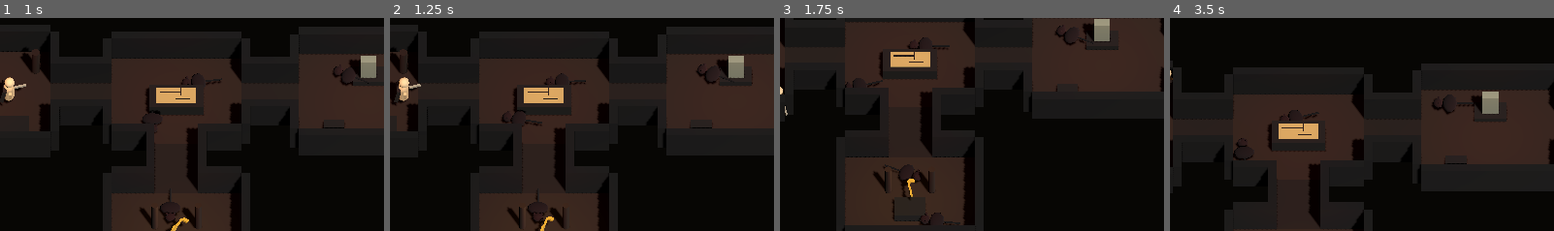
Above: before the commit, frames 1-4 (left to right).
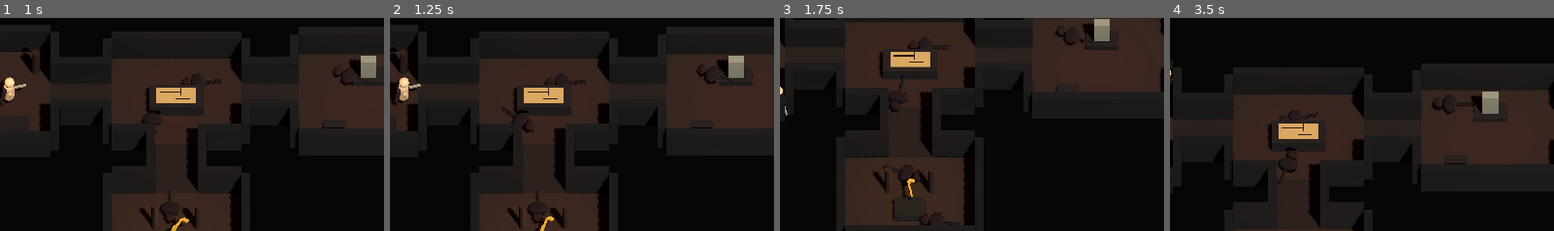
Above: after the commit, the same moments.

Repository: Roots-inc-as/kokler-godot
Game: Godot game, scene res://scenes/main_2_5d.tscn
The game is run twice, just before and just after one commit, with the same random seed, the same clock (stepped at 60 frames per second) and the same inputs.
Inputs (mouse positions are % of the whole screen's width and height, from its top left):
- Up to frame 1 (1 s): tap Enter at 0.5 s; move the mouse to (72, 44) at 0.52 s; hold D (move_right) from 0.53 s (still down); tap J (attack) at 0.6 s; click (72, 44) at 0.67 s
- Up to frame 2 (1.25 s): keep holding D (move_right)
- Up to frame 3 (1.75 s): move the mouse to (29, 54) at 1.27 s; release D (move_right) at 1.28 s; hold S (move_down) from 1.28 s (still down); tap Space (dash) at 1.35 s
- Up to frame 4 (3.5 s): move the mouse to (60, 27) at 2.02 s; release S (move_down) at 2.03 s; hold D (move_right) 2.03-2.78 s; tap J (attack) at 2.1 s; move the mouse to (45, 69) at 2.77 s; hold W (move_up) from 2.78 s (still down); tap Space (dash) at 2.85 s; click (45, 69) at 2.92 s
The pictures show only the part of the screen within x 50-100%, y 27-77%; the shares and areas given below are measured in that part.

Frame 1 is identical in both runs. In frame 2, 0.2% of the frame differs, in the area x 29-40%, y 41-55%; in frame 3, 0.2%; in frame 4, 0.3%, in the area x 16-34%, y 56-78%.

Commit message:
Roots-W2D1-
Bugün eklenen sistemler (hepsi mini_story_map_2_5d.gd, blind_rat_2_5d.gd ve player_2_5d.gd'de):

Rastgele oda üretimi — her run'da 4-6 oda farklı dizilimde, dal oda anahtarla, çıkış son odada
Hikaye props sistemi — oda merkezine göre offset, her oda tipi kendi props'larını taşıyor
Düşman AI — idle / chase / lost durumları, mesafe bazlı algılama (5m fark eder, 8m kaybeder)
3'lü kombo sistemi — hareket yavaşlatma, 3. vuruşta görsel + çift hasar
NavigationRegion3D + NavigationAgent3D — rat'lar duvar/props etrafından dolanıyor

Düşman çeşitliliği (farklı rat tipleri)
Loot / upgrade sistemi
2D versiyona da aynı sistemleri eklemek (player.gd, room_generator.gd, blind_rat.gd)

Co-Authored-By: Berat Sagir <elderpastel@proton.me>

Diff:
--- a/scenes/blind_rat_2_5d.tscn
+++ b/scenes/blind_rat_2_5d.tscn
@@ -1,18 +1,6 @@
-[gd_scene load_steps=10 format=3]
+[gd_scene format=3 uid="uid://728iqoumjida"]
 
-[ext_resource type="Script" path="res://scripts/blind_rat_2_5d.gd" id="1_rat"]
-
-[sub_resource type="StandardMaterial3D" id="Material_rat_body"]
-albedo_color = Color(0.095, 0.018, 0.018, 1)
-roughness = 0.96
-
-[sub_resource type="StandardMaterial3D" id="Material_rat_head"]
-albedo_color = Color(0.13, 0.026, 0.024, 1)
-roughness = 0.96
-
-[sub_resource type="StandardMaterial3D" id="Material_rat_tail"]
-albedo_color = Color(0.045, 0.018, 0.017, 1)
-roughness = 0.96
+[ext_resource type="Script" uid="uid://kp05iusdr7wg" path="res://scripts/blind_rat_2_5d.gd" id="1_rat"]
 
 [sub_resource type="SphereMesh" id="SphereMesh_rat_body"]
 radius = 0.42
@@ -20,11 +8,19 @@
 radial_segments = 10
 rings = 5
 
+[sub_resource type="StandardMaterial3D" id="Material_rat_body"]
+albedo_color = Color(0.095, 0.018, 0.018, 1)
+roughness = 0.96
+
 [sub_resource type="SphereMesh" id="SphereMesh_rat_head"]
 radius = 0.22
 height = 0.44
 radial_segments = 8
 rings = 4
+
+[sub_resource type="StandardMaterial3D" id="Material_rat_head"]
+albedo_color = Color(0.13, 0.026, 0.024, 1)
+roughness = 0.96
 
 [sub_resource type="SphereMesh" id="SphereMesh_rat_ear"]
 radius = 0.07
@@ -38,46 +34,44 @@
 height = 0.75
 radial_segments = 8
 
+[sub_resource type="StandardMaterial3D" id="Material_rat_tail"]
+albedo_color = Color(0.045, 0.018, 0.017, 1)
+roughness = 0.96
+
 [sub_resource type="BoxShape3D" id="BoxShape_rat"]
 size = Vector3(0.82, 0.42, 0.72)
 
-[node name="BlindRat" type="CharacterBody3D"]
+[node name="BlindRat" type="CharacterBody3D" unique_id=2019879653]
 collision_layer = 4
-collision_mask = 1
 script = ExtResource("1_rat")
 
-[node name="Model" type="Node3D" parent="."]
+[node name="Model" type="Node3D" parent="." unique_id=105383462]
 
-[node name="Body" type="MeshInstance3D" parent="Model"]
-position = Vector3(0, 0.25, 0)
-scale = Vector3(1, 0.32, 0.68)
+[node name="Body" type="MeshInstance3D" parent="Model" unique_id=1276090061]
+transform = Transform3D(1, 0, 0, 0, 0.32, 0, 0, 0, 0.68, 0, 0.25, 0)
 mesh = SubResource("SphereMesh_rat_body")
 surface_material_override/0 = SubResource("Material_rat_body")
 
-[node name="Head" type="MeshInstance3D" parent="Model"]
-position = Vector3(0, 0.27, 0.46)
-scale = Vector3(1, 0.65, 0.9)
+[node name="Head" type="MeshInstance3D" parent="Model" unique_id=1202481175]
+transform = Transform3D(1, 0, 0, 0, 0.65, 0, 0, 0, 0.9, 0, 0.27, 0.46)
 mesh = SubResource("SphereMesh_rat_head")
 surface_material_override/0 = SubResource("Material_rat_head")
 
-[node name="LeftEar" type="MeshInstance3D" parent="Model"]
-position = Vector3(-0.14, 0.44, 0.43)
-scale = Vector3(0.8, 0.55, 0.8)
+[node name="LeftEar" type="MeshInstance3D" parent="Model" unique_id=1430131054]
+transform = Transform3D(0.8, 0, 0, 0, 0.55, 0, 0, 0, 0.8, -0.14, 0.44, 0.43)
 mesh = SubResource("SphereMesh_rat_ear")
 surface_material_override/0 = SubResource("Material_rat_head")
 
-[node name="RightEar" type="MeshInstance3D" parent="Model"]
-position = Vector3(0.14, 0.44, 0.43)
-scale = Vector3(0.8, 0.55, 0.8)
+[node name="RightEar" type="MeshInstance3D" parent="Model" unique_id=727692307]
+transform = Transform3D(0.8, 0, 0, 0, 0.55, 0, 0, 0, 0.8, 0.14, 0.44, 0.43)
 mesh = SubResource("SphereMesh_rat_ear")
 surface_material_override/0 = SubResource("Material_rat_head")
 
-[node name="Tail" type="MeshInstance3D" parent="Model"]
-position = Vector3(0, 0.24, -0.55)
-rotation = Vector3(1.570796, 0, 0)
+[node name="Tail" type="MeshInstance3D" parent="Model" unique_id=621323496]
+transform = Transform3D(1, 0, 0, 0, 3.1391647e-07, -1, 0, 1, 3.1391647e-07, 0, 0.24, -0.55)
 mesh = SubResource("CylinderMesh_rat_tail")
 surface_material_override/0 = SubResource("Material_rat_tail")
 
-[node name="CollisionShape3D" type="CollisionShape3D" parent="."]
-position = Vector3(0, 0.28, 0)
+[node name="CollisionShape3D" type="CollisionShape3D" parent="." unique_id=389805977]
+transform = Transform3D(1, 0, 0, 0, 1, 0, 0, 0, 1, 0, 0.28, 0)
 shape = SubResource("BoxShape_rat")
--- a/scenes/main_2_5d.tscn
+++ b/scenes/main_2_5d.tscn
@@ -1,47 +1,44 @@
-[gd_scene load_steps=5 format=3]
+[gd_scene format=3 uid="uid://bodrvccyqonjc"]
 
-[ext_resource type="Script" path="res://scripts/mini_story_map_2_5d.gd" id="1_story"]
+[ext_resource type="Script" uid="uid://bikp88bm2aosw" path="res://scripts/mini_story_map_2_5d.gd" id="1_story"]
 [ext_resource type="PackedScene" path="res://scenes/player_2_5d.tscn" id="2_player"]
-[ext_resource type="Script" path="res://scripts/camera_follow_2_5d.gd" id="3_camera"]
+[ext_resource type="Script" uid="uid://dc260fnkmn0ve" path="res://scripts/camera_follow_2_5d.gd" id="3_camera"]
 
 [sub_resource type="Environment" id="Environment_25d"]
 background_mode = 1
 background_color = Color(0.028, 0.022, 0.018, 1)
 ambient_light_source = 3
-ambient_light_color = Color(0.24, 0.20, 0.16, 1)
+ambient_light_color = Color(0.24, 0.2, 0.16, 1)
 ambient_light_energy = 0.48
 
-[node name="Main25D" type="Node3D"]
+[node name="Main25D" type="Node3D" unique_id=1515532389]
 script = ExtResource("1_story")
 player_path = NodePath("Asha")
 
-[node name="WorldEnvironment" type="WorldEnvironment" parent="."]
+[node name="WorldEnvironment" type="WorldEnvironment" parent="." unique_id=733576020]
 environment = SubResource("Environment_25d")
 
-[node name="MoonlessDirectionalLight" type="DirectionalLight3D" parent="."]
-rotation = Vector3(-0.95, 0.55, 0)
+[node name="MoonlessDirectionalLight" type="DirectionalLight3D" parent="." unique_id=1795676592]
+transform = Transform3D(0.8525245, -0.42516193, 0.30403835, 0, 0.5816831, 0.8134155, -0.52268726, -0.6934567, 0.4958991, 0, 0, 0)
 light_energy = 0.9
 shadow_enabled = true
 
-[node name="Asha" parent="." instance=ExtResource("2_player")]
+[node name="Asha" parent="." unique_id=526930997 instance=ExtResource("2_player")]
 
-[node name="CameraRig3D" type="Node3D" parent="."]
+[node name="CameraRig3D" type="Node3D" parent="." unique_id=505694154]
 script = ExtResource("3_camera")
 target_path = NodePath("../Asha")
 offset = Vector3(0, 15, 11)
-follow_speed = 5.5
 orthographic_size = 17.0
-fixed_camera_rotation = Vector3(-55, 0, 0)
 
-[node name="Camera3D" type="Camera3D" parent="CameraRig3D"]
+[node name="Camera3D" type="Camera3D" parent="CameraRig3D" unique_id=2084025407]
 projection = 1
 size = 17.0
-near = 0.05
 far = 140.0
 
-[node name="UI" type="CanvasLayer" parent="."]
+[node name="UI" type="CanvasLayer" parent="." unique_id=765555937]
 
-[node name="HPLabel" type="Label" parent="UI"]
+[node name="HPLabel" type="Label" parent="UI" unique_id=1003200744]
 offset_left = 18.0
 offset_top = 14.0
 offset_right = 190.0
@@ -49,7 +46,7 @@
 theme_override_colors/font_color = Color(0.86, 0.78, 0.62, 1)
 text = "HP: 5/5"
 
-[node name="KeyLabel" type="Label" parent="UI"]
+[node name="KeyLabel" type="Label" parent="UI" unique_id=716456986]
 offset_left = 18.0
 offset_top = 40.0
 offset_right = 220.0
@@ -57,7 +54,7 @@
 theme_override_colors/font_color = Color(0.86, 0.78, 0.62, 1)
 text = "Anahtar: Yok"
 
-[node name="DashLabel" type="Label" parent="UI"]
+[node name="DashLabel" type="Label" parent="UI" unique_id=1276660119]
 offset_left = 18.0
 offset_top = 66.0
 offset_right = 220.0
@@ -65,8 +62,9 @@
 theme_override_colors/font_color = Color(0.86, 0.78, 0.62, 1)
 text = "Dash: Hazır"
 
-[node name="MessageLabel" type="Label" parent="UI"]
+[node name="MessageLabel" type="Label" parent="UI" unique_id=1711378873]
 visible = false
+anchors_preset = 5
 anchor_left = 0.5
 anchor_right = 0.5
 offset_left = -340.0
@@ -74,18 +72,19 @@
 offset_right = 340.0
 offset_bottom = 96.0
 theme_override_colors/font_color = Color(0.88, 0.82, 0.66, 1)
-text = ""
 horizontal_alignment = 1
 vertical_alignment = 1
 autowrap_mode = 3
 
-[node name="VictoryPanel" type="ColorRect" parent="UI"]
+[node name="VictoryPanel" type="ColorRect" parent="UI" unique_id=1545145308]
 visible = false
+anchors_preset = 15
 anchor_right = 1.0
 anchor_bottom = 1.0
 color = Color(0.025, 0.035, 0.03, 0.88)
 
-[node name="VictoryLabel" type="Label" parent="UI/VictoryPanel"]
+[node name="VictoryLabel" type="Label" parent="UI/VictoryPanel" unique_id=828338016]
+layout_mode = 0
 anchor_left = 0.5
 anchor_top = 0.5
 anchor_right = 0.5
@@ -95,7 +94,6 @@
 offset_right = 330.0
 offset_bottom = 60.0
 theme_override_colors/font_color = Color(0.9, 0.84, 0.68, 1)
-text = ""
 horizontal_alignment = 1
 vertical_alignment = 1
 autowrap_mode = 3
--- a/scripts/blind_rat_2_5d.gd
+++ b/scripts/blind_rat_2_5d.gd
@@ -29,12 +29,25 @@
 var last_known_player_pos := Vector3.ZERO
 var idle_direction := Vector3.ZERO
 var lost_timer := 0.0
+var nav_agent: NavigationAgent3D
+var nav_update_timer := 0.0
 
 
 func _ready() -> void:
 	add_to_group("blind_rat_2_5d")
 	current_hp = max_hp
 	global_position.y = ground_y
+
+	# NavigationAgent3D ekle
+	nav_agent = NavigationAgent3D.new()
+	nav_agent.name = "NavAgent"
+	nav_agent.path_desired_distance = 0.4
+	nav_agent.target_desired_distance = 0.4
+	nav_agent.radius = 0.2
+	nav_agent.height = 1.2
+	nav_agent.avoidance_enabled = false
+	add_child(nav_agent)
+
 	call_deferred("_find_refs")
 
 
@@ -135,19 +148,43 @@
 
 
 func _chase_movement() -> Vector3:
-	var to_player := target.global_position - global_position
-	to_player.y = 0.0
-	if to_player.length() > 0.12:
-		return to_player.normalized() * move_speed
+	if nav_agent == null:
+		return Vector3.ZERO
+
+	# Hedefi her frame değil, periyodik olarak güncelle (performans)
+	nav_update_timer -= get_physics_process_delta_time()
+	if nav_update_timer <= 0.0:
+		nav_agent.target_position = target.global_position
+		nav_update_timer = 0.25
+
+	if nav_agent.is_navigation_finished():
+		return Vector3.ZERO
+
+	var next_pos := nav_agent.get_next_path_position()
+	var direction := next_pos - global_position
+	direction.y = 0.0
+	if direction.length() > 0.05:
+		return direction.normalized() * move_speed
 	return Vector3.ZERO
 
 
 func _lost_movement() -> Vector3:
-	# Son bilinen yere git
-	var to_last_pos := last_known_player_pos - global_position
-	to_last_pos.y = 0.0
-	if to_last_pos.length() > 0.3:
-		return to_last_pos.normalized() * move_speed * 0.8  # biraz yavaş
+	if nav_agent == null:
+		return Vector3.ZERO
+
+	nav_update_timer -= get_physics_process_delta_time()
+	if nav_update_timer <= 0.0:
+		nav_agent.target_position = last_known_player_pos
+		nav_update_timer = 0.5
+
+	if nav_agent.is_navigation_finished():
+		return Vector3.ZERO
+
+	var next_pos := nav_agent.get_next_path_position()
+	var direction := next_pos - global_position
+	direction.y = 0.0
+	if direction.length() > 0.05:
+		return direction.normalized() * move_speed * 0.8
 	return Vector3.ZERO
 
 
--- a/scripts/mini_story_map_2_5d.gd
+++ b/scripts/mini_story_map_2_5d.gd
@@ -44,6 +44,7 @@
 @onready var victory_label: Label = $UI/VictoryPanel/VictoryLabel
 
 var generated_root: Node3D
+var nav_region: NavigationRegion3D
 var player: Node3D
 var has_key := false
 var victory := false
@@ -198,6 +199,7 @@
 	_spawn_key_in_random_room()
 	_spawn_exit_in_last_room()
 	_add_room_lights_random()
+	_setup_navigation()
 
 
 func _add_rooms_and_corridors() -> void:
@@ -728,3 +730,39 @@
 	_add_lumen_hint(center + Vector3(-0.5, 0.05, 0.35))
 	_add_visual_box("LoreDampStone", center + Vector3(0.5, 0.08, -0.35), Vector3(1.0, 0.16, 0.42), dark_stone_material)
 	_add_lore_trigger("LoreTrigger", center + Vector3(0.0, 0.7, 0.0), Vector3(size.x * 0.8, 1.4, size.y * 0.8), "Bazi kapilar acilmaz. Seni bekler.")
+
+func _setup_navigation() -> void:
+	nav_region = NavigationRegion3D.new()
+	nav_region.name = "NavRegion"
+	# generated_root'a değil, sahnenin kendisine ekle
+	add_child(nav_region)
+
+	# generated_root'u nav_region'ın çocuğu yap — böylece içindeki tüm mesh'leri görür
+	generated_root.reparent(nav_region)
+
+	var nav_mesh := NavigationMesh.new()
+	nav_mesh.cell_size = 0.15
+	nav_mesh.cell_height = 0.15
+	nav_mesh.agent_height = 1.2
+	nav_mesh.agent_radius = 0.2
+	nav_mesh.agent_max_climb = 0.2
+	nav_mesh.agent_max_slope = 45.0
+	nav_mesh.geometry_parsed_geometry_type = NavigationMesh.PARSED_GEOMETRY_MESH_INSTANCES
+	nav_mesh.geometry_source_geometry_mode = NavigationMesh.SOURCE_GEOMETRY_ROOT_NODE_CHILDREN
+
+	nav_region.navigation_mesh = nav_mesh
+	call_deferred("_bake_navigation")
+
+
+func _bake_navigation() -> void:
+	if not is_instance_valid(nav_region):
+		return
+	nav_region.bake_navigation_mesh()
+	await get_tree().create_timer(0.3).timeout
+	var nav_mesh := nav_region.navigation_mesh
+	if nav_mesh:
+		var vertex_count := nav_mesh.get_vertices().size()
+		var polygon_count := nav_mesh.get_polygon_count()
+		print(">>> Navigation mesh bake edildi: ", vertex_count, " vertex, ", polygon_count, " polygon")
+		if vertex_count == 0:
+			print(">>> UYARI: Mesh boş!")
